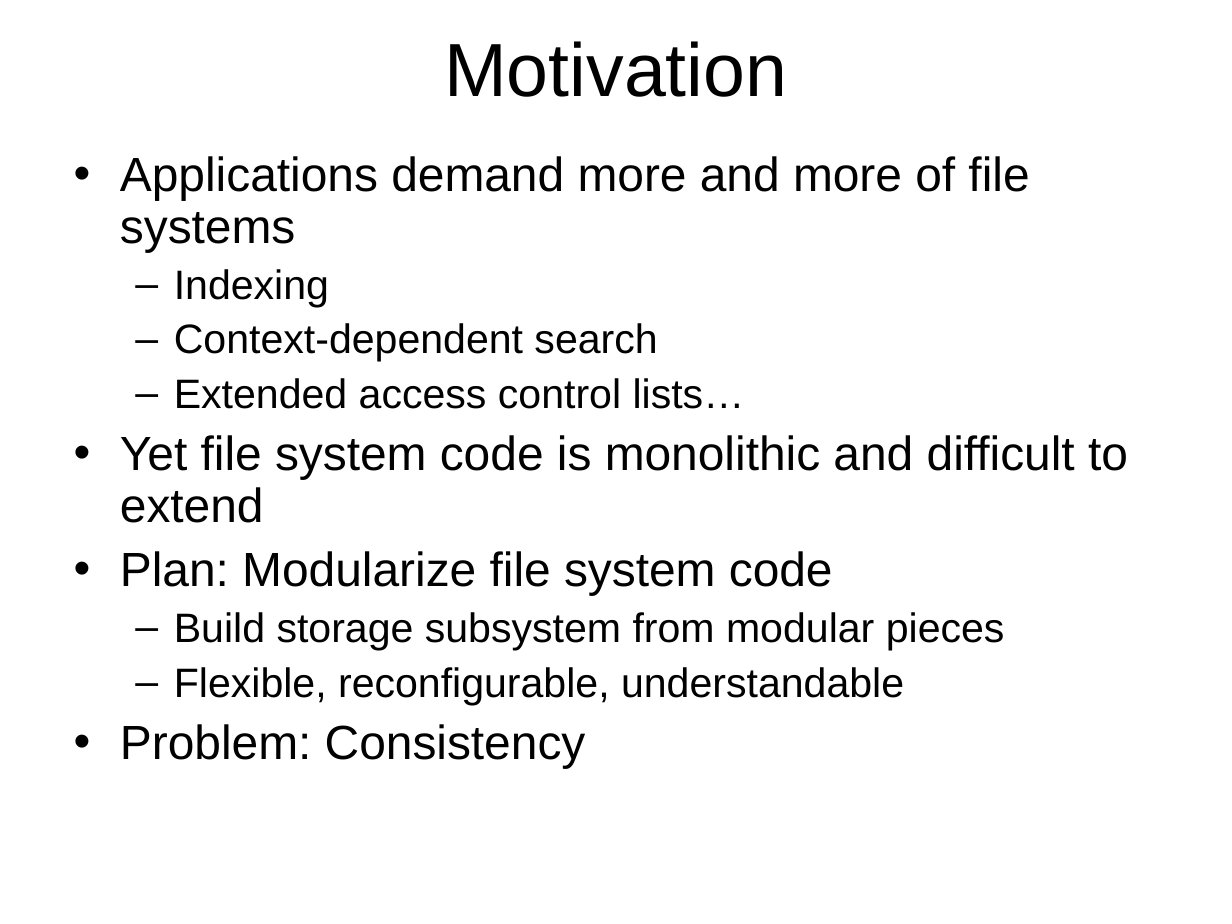
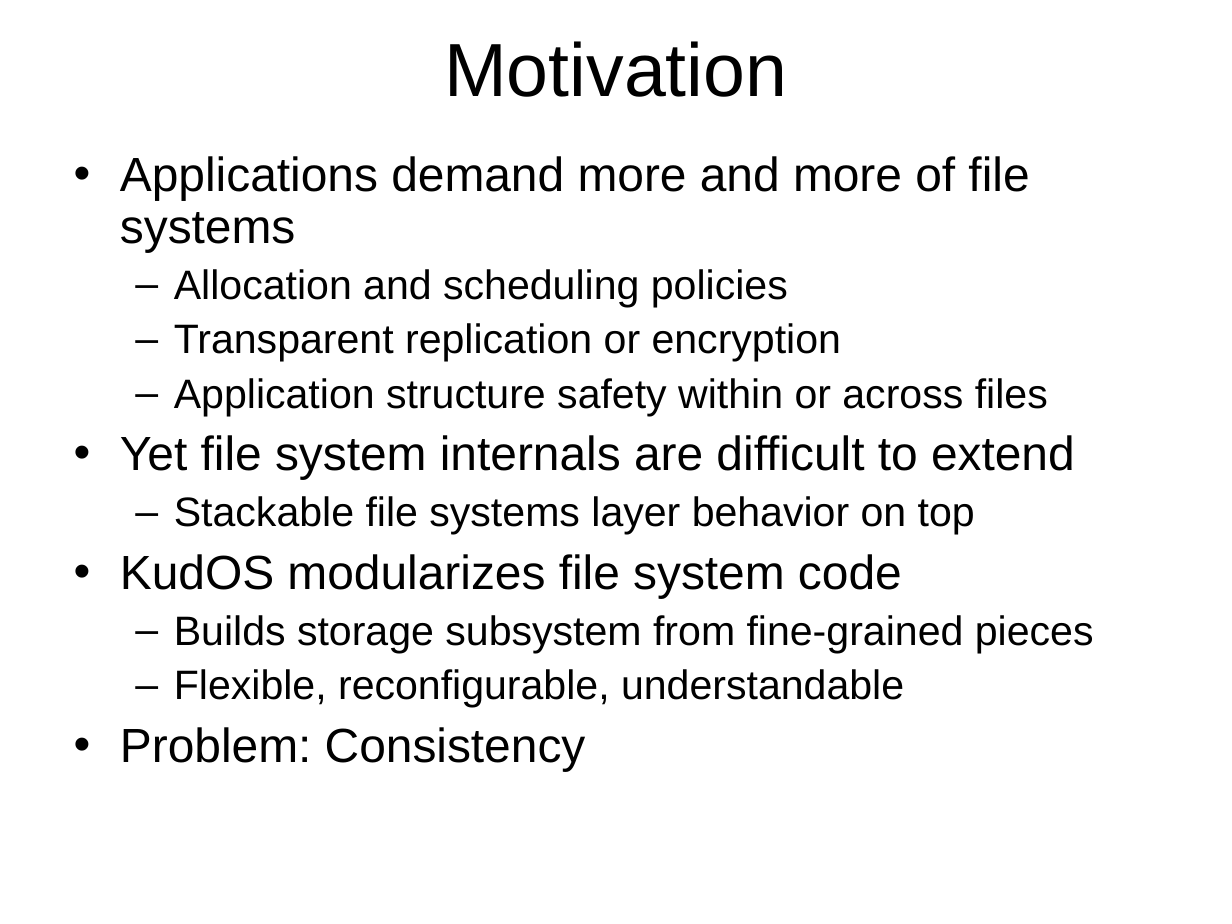
Before and after one commit to ucla-readable/fstitch-doc, a slide deck: slide 2 of sosp_wip/sosp_wip_kudos.ppt. Drawn at 1232x924 pixels with LibreOffice and Linux fonts; fonts in the diff are those of the drawing. Boxes give left, top, right and bottom in pixels: in the first picture for what was removed or moved away, otherwise in the second. Text is boxed around its words. In the diff, an @@ line names an element or a change of style, - is before the commit and + after.

Commit message:
r1558: Final version of presentation!

```diff
--- a/sosp_wip/sosp_wip_kudos.ppt
+++ b/sosp_wip/sosp_wip_kudos.ppt
@@ text at (120, 269, 1094, 653): text changed @@
-  – Indexing
-  – Context-dependent search
-  – Extended access control lists…
-• Yet file system code is monolithic and difficult to extend
-• Plan: Modularize file system code
-  – Build storage subsystem from modular pieces
+  – Allocation and scheduling policies
+  – Transparent replication or encryption
+  – Application structure safety within or across files
+• Yet file system internals are difficult to extend
+  – Stackable file systems layer behavior on top
+• KudOS modularizes file system code
+  – Builds storage subsystem from fine-grained pieces
```
Also in this commit, not shown: 6 other slides changed, 2 slides added, 3 slides removed.
